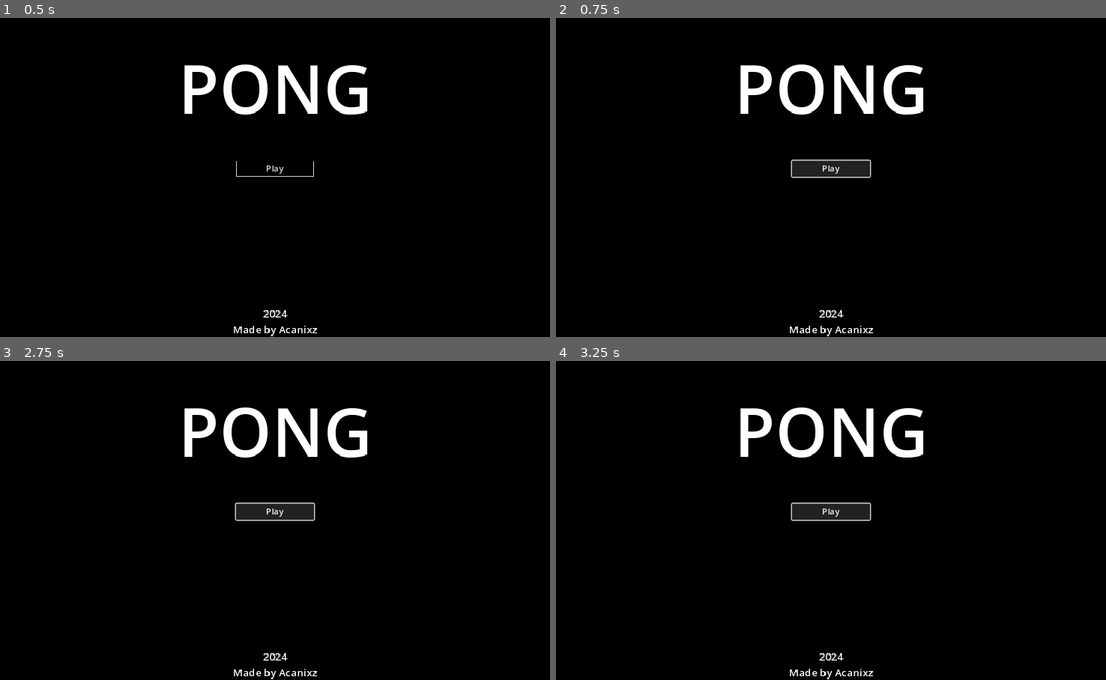
Above: before the commit, frames 1-4 (two rows, left to right).
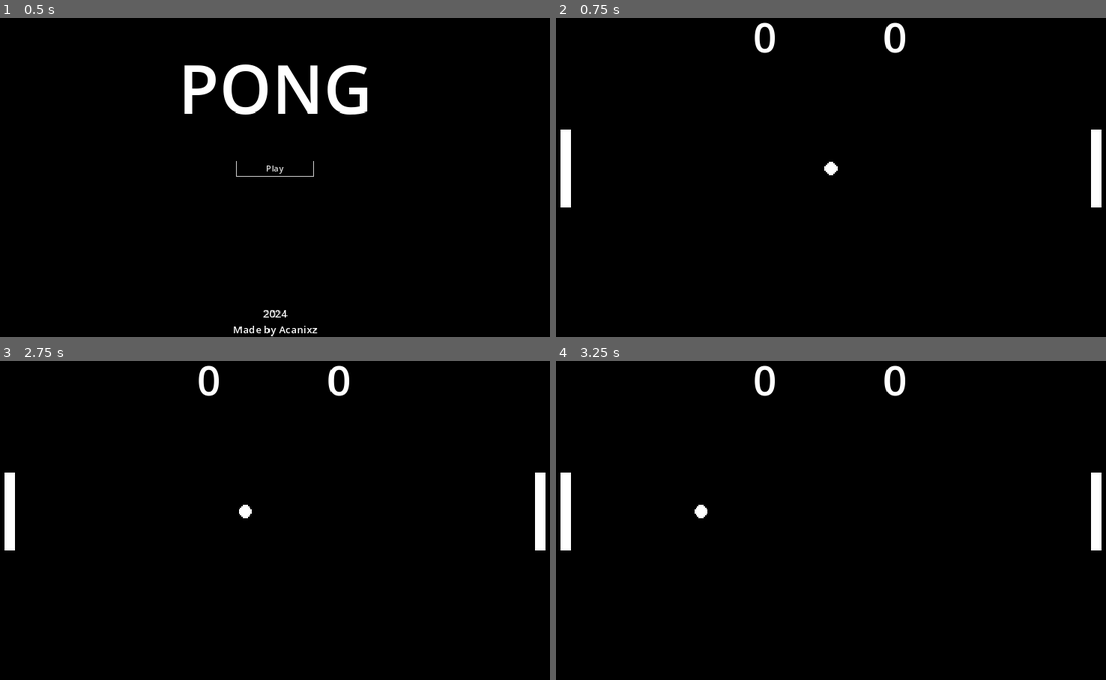
Above: after the commit, the same moments.

Repository: Acanixz/game-dev-train
Game: Godot game, scene res://scenes/menu/menu.tscn
The game is run twice, just before and just after one commit, with the same random seed, the same clock (stepped at 60 frames per second) and the same inputs.
Inputs (mouse positions are in pixels of both pictures, inside the frame that each line leads up to):
- Up to frame 1 (0.5 s): no input
- Up to frame 2 (0.75 s): click "Play" at 0.5 s
- Up to frame 3 (2.75 s): click (275, 510) at 1.25 s, where only the run before the commit has a clickable "Play"; click (275, 510) at 2 s, where only the run before the commit has a clickable "Play"
- Up to frame 4 (3.25 s): no input

Frame 1 is identical in both runs. In frame 2, 4.7% of the frame differs, in the area x 0-100%, y 1-100%; in frame 3, 4.7%; in frame 4, 4.7%.

Commit message:
Feat: Scoring and Replay functionality

Diff:
--- a/pong/scenes/ball/ball.gd
+++ b/pong/scenes/ball/ball.gd
@@ -1,30 +1,35 @@
 extends RigidBody2D
 
-@export var initialVelocity = Vector2(-350, 0)
-var triggered = false:
-	set(value):
-		if value == true:
-			self.linear_velocity = initialVelocity
-		triggered = value
+@export var initial_velocity = Vector2(-350, 0)
 var speed_up_counter = 0
+
+func _ready() -> void:
+	await get_tree().create_timer(2).timeout
+	linear_velocity = initial_velocity
+	freeze = false
 
 func _physics_process(_delta: float) -> void:
 	speed_up_counter += 1
 
-	if speed_up_counter > 120:
+	if speed_up_counter > 60:
 		speed_up_counter = 0
 		apply_central_impulse(linear_velocity * 0.1)
 
 func _on_body_entered(body: Node) -> void:
-	if body is Player:
+
+	if body.name == "ScoreArea":
+		body.get_parent().score += 1
+		queue_free()
+
+	if body.get_parent() is Player:
 		#print(body.position.distance_to(self.position))
-		apply_central_impulse(Vector2(0, body.position.direction_to(self.position).y * 100))
+		apply_central_impulse(Vector2(0, body.position.direction_to(self.position).y * 400))
 
 	if linear_velocity.length() < 232:
 		apply_central_impulse(linear_velocity * 10)
 
 	if linear_velocity.normalized().y > 0.95:
-		apply_central_impulse(Vector2(linear_velocity.x + 20, 0))
+		apply_central_impulse(Vector2(linear_velocity.x + 50, 0))
 
 	if (linear_velocity.length() > 1200):
 		linear_velocity *= .75
--- a/pong/scenes/ball/ball.tscn
+++ b/pong/scenes/ball/ball.tscn
@@ -12,6 +12,9 @@
 [node name="Ball" type="RigidBody2D"]
 physics_material_override = SubResource("PhysicsMaterial_uixnm")
 gravity_scale = 0.0
+lock_rotation = true
+freeze = true
+continuous_cd = 1
 contact_monitor = true
 max_contacts_reported = 1
 linear_damp_mode = 1
--- /dev/null
+++ b/pong/scenes/level/level.gd
@@ -0,0 +1,7 @@
+extends Node2D
+
+signal game_over(winner: Node2D)
+
+func _on_game_over(winner: Node2D) -> void:
+	%WinnerText.text = "%s wins!" % winner.name
+	$WinnerScreen.visible = true
--- a/pong/scenes/level/level.tscn
+++ b/pong/scenes/level/level.tscn
@@ -1,7 +1,9 @@
-[gd_scene load_steps=5 format=3 uid="uid://dfaawp5q83xe6"]
+[gd_scene load_steps=8 format=3 uid="uid://dfaawp5q83xe6"]
 
+[ext_resource type="Script" path="res://scenes/level/level.gd" id="1_cvmjs"]
 [ext_resource type="PackedScene" uid="uid://bth2kvmr5j2da" path="res://scenes/player/player.tscn" id="1_vf3dt"]
 [ext_resource type="PackedScene" uid="uid://b6h8tvdko46c2" path="res://scenes/ball/ball.tscn" id="2_kkanr"]
+[ext_resource type="PackedScene" uid="uid://b8tq2k2fgxx2j" path="res://scenes/play_button/play_button.tscn" id="4_l7n5l"]
 
 [sub_resource type="WorldBoundaryShape2D" id="WorldBoundaryShape2D_6klue"]
 distance = -325.0
@@ -10,17 +12,21 @@
 normal = Vector2(0, 1)
 distance = -325.0
 
+[sub_resource type="LabelSettings" id="LabelSettings_2uou4"]
+font_size = 32
+
 [node name="Level" type="Node2D"]
+script = ExtResource("1_cvmjs")
 
 [node name="Camera" type="Camera2D" parent="."]
 
-[node name="Player" parent="." instance=ExtResource("1_vf3dt")]
+[node name="Player 1" parent="." instance=ExtResource("1_vf3dt")]
 position = Vector2(-500, 0)
 player_id = 1
 
-[node name="Player2" parent="." instance=ExtResource("1_vf3dt")]
+[node name="Player 2" parent="." instance=ExtResource("1_vf3dt")]
 position = Vector2(500, 0)
-rotation = 3.14159
+scale = Vector2(-1, 1)
 player_id = 2
 
 [node name="Boundaries" type="StaticBody2D" parent="."]
@@ -32,3 +38,50 @@
 shape = SubResource("WorldBoundaryShape2D_oc763")
 
 [node name="Ball" parent="." instance=ExtResource("2_kkanr")]
+can_sleep = false
+
+[node name="WinnerScreen" type="Control" parent="."]
+visible = false
+layout_mode = 3
+anchors_preset = 8
+anchor_left = 0.5
+anchor_top = 0.5
+anchor_right = 0.5
+anchor_bottom = 0.5
+offset_left = -576.0
+offset_top = -324.0
+offset_right = 576.0
+offset_bottom = 324.0
+grow_horizontal = 2
+grow_vertical = 2
+size_flags_horizontal = 4
+size_flags_vertical = 4
+
+[node name="VBoxContainer" type="VBoxContainer" parent="WinnerScreen"]
+layout_mode = 1
+anchors_preset = 8
+anchor_left = 0.5
+anchor_top = 0.5
+anchor_right = 0.5
+anchor_bottom = 0.5
+offset_left = -101.5
+offset_top = -28.5
+offset_right = 101.5
+offset_bottom = 28.5
+grow_horizontal = 2
+grow_vertical = 2
+theme_override_constants/separation = 64
+
+[node name="WinnerText" type="Label" parent="WinnerScreen/VBoxContainer"]
+unique_name_in_owner = true
+layout_mode = 2
+text = "Player1 wins!"
+label_settings = SubResource("LabelSettings_2uou4")
+horizontal_alignment = 1
+vertical_alignment = 1
+
+[node name="PlayButton2" parent="WinnerScreen/VBoxContainer" instance=ExtResource("4_l7n5l")]
+layout_mode = 2
+text = "Play again"
+
+[connection signal="game_over" from="." to="." method="_on_game_over"]
--- a/pong/scenes/menu/menu.tscn
+++ b/pong/scenes/menu/menu.tscn
@@ -1,4 +1,6 @@
 [gd_scene load_steps=6 format=3 uid="uid://bm7tgmhl8l85l"]
+
+[ext_resource type="PackedScene" uid="uid://b8tq2k2fgxx2j" path="res://scenes/play_button/play_button.tscn" id="1_8xggp"]
 
 [sub_resource type="SystemFont" id="SystemFont_gn3ub"]
 font_names = PackedStringArray("Arial Rounded MT")
@@ -7,19 +9,12 @@
 font = SubResource("SystemFont_gn3ub")
 font_size = 20
 
-[sub_resource type="SystemFont" id="SystemFont_s4cst"]
+[sub_resource type="SystemFont" id="SystemFont_yt4kv"]
 font_names = PackedStringArray("Arial Rounded MT")
 
 [sub_resource type="LabelSettings" id="LabelSettings_oqga6"]
-font = SubResource("SystemFont_s4cst")
+font = SubResource("SystemFont_yt4kv")
 font_size = 128
-
-[sub_resource type="StyleBoxFlat" id="StyleBoxFlat_5jxhm"]
-bg_color = Color(0, 0, 0, 1)
-border_width_left = 1
-border_width_top = 1
-border_width_right = 1
-border_width_bottom = 1
 
 [node name="Menu" type="Control"]
 layout_mode = 3
@@ -61,18 +56,5 @@
 vertical_alignment = 1
 metadata/_edit_use_anchors_ = true
 
-[node name="PlayButton" type="Button" parent="."]
+[node name="PlayButton" parent="." instance=ExtResource("1_8xggp")]
 layout_mode = 1
-anchors_preset = 8
-anchor_left = 0.5
-anchor_top = 0.5
-anchor_right = 0.5
-anchor_bottom = 0.5
-offset_left = -75.0
-offset_top = -15.5
-offset_right = 75.0
-offset_bottom = 15.5
-grow_horizontal = 2
-grow_vertical = 2
-theme_override_styles/normal = SubResource("StyleBoxFlat_5jxhm")
-text = "Play"
--- /dev/null
+++ b/pong/scenes/play_button/play_button.gd
@@ -0,0 +1,4 @@
+extends Button
+
+func _on_button_up() -> void:
+	get_tree().change_scene_to_file("res://scenes/level/level.tscn")
--- /dev/null
+++ b/pong/scenes/play_button/play_button.tscn
@@ -0,0 +1,28 @@
+[gd_scene load_steps=3 format=3 uid="uid://b8tq2k2fgxx2j"]
+
+[ext_resource type="Script" path="res://scenes/play_button/play_button.gd" id="1_t0c27"]
+
+[sub_resource type="StyleBoxFlat" id="StyleBoxFlat_5jxhm"]
+bg_color = Color(0, 0, 0, 1)
+border_width_left = 1
+border_width_top = 1
+border_width_right = 1
+border_width_bottom = 1
+
+[node name="PlayButton" type="Button"]
+anchors_preset = 8
+anchor_left = 0.5
+anchor_top = 0.5
+anchor_right = 0.5
+anchor_bottom = 0.5
+offset_left = -75.0
+offset_top = -15.5
+offset_right = 75.0
+offset_bottom = 15.5
+grow_horizontal = 2
+grow_vertical = 2
+theme_override_styles/normal = SubResource("StyleBoxFlat_5jxhm")
+text = "Play"
+script = ExtResource("1_t0c27")
+
+[connection signal="button_up" from="." to="." method="_on_button_up"]
--- a/pong/scenes/player/player.gd
+++ b/pong/scenes/player/player.gd
@@ -1,15 +1,31 @@
 class_name Player
-extends StaticBody2D
+extends Node2D
 
+@onready var paddle = $Paddle
+@onready var score_display = $ScoreDisplay
+var ball_scene = preload("res://scenes/ball/ball.tscn")
+
+@export var player_id = 0
 @export var move_speed = 255
-@export var player_id = 0
+@export var score = 0:
+	set(value):
+		score = value
+		score_display.text = str(value)
+
+		if value < 3:
+			var new_ball = ball_scene.instantiate()
+			new_ball.initial_velocity = new_ball.initial_velocity * position.normalized() * -1
+			get_parent().call_deferred("add_child", new_ball)
+		else:
+			get_parent().game_over.emit(self)
+
 var initial_position
 
 func _ready() -> void:
 	initial_position = global_position
 
 func _process(_delta: float) -> void:
-	global_position.x = initial_position.x
+	paddle.global_position.x = initial_position.x
 
 func _physics_process(delta: float) -> void:
 	if player_id == 0: return
@@ -20,4 +36,4 @@
 	if Input.is_action_pressed("P%s_DOWN" % player_id):
 		move_vector = Vector2(0, move_speed * delta)
 
-	if move_vector != Vector2.ZERO: move_and_collide(move_vector)
+	if move_vector != Vector2.ZERO: paddle.move_and_collide(move_vector)
--- a/pong/scenes/player/player.tscn
+++ b/pong/scenes/player/player.tscn
@@ -1,19 +1,56 @@
-[gd_scene load_steps=4 format=3 uid="uid://bth2kvmr5j2da"]
+[gd_scene load_steps=8 format=3 uid="uid://bth2kvmr5j2da"]
 
 [ext_resource type="Script" path="res://scenes/player/player.gd" id="1_gie7y"]
 [ext_resource type="Texture2D" uid="uid://d2t4axlfmxrnd" path="res://sprites/paddle.png" id="1_tt7y6"]
+[ext_resource type="Script" path="res://scenes/player/score_display.gd" id="3_8jrs6"]
 
 [sub_resource type="RectangleShape2D" id="RectangleShape2D_dghpl"]
 size = Vector2(20, 150)
 
-[node name="Player" type="StaticBody2D"]
+[sub_resource type="RectangleShape2D" id="RectangleShape2D_od0xh"]
+size = Vector2(20, 1000)
+
+[sub_resource type="SystemFont" id="SystemFont_cbq1h"]
+font_names = PackedStringArray("Arial Rounded MT")
+subpixel_positioning = 0
+
+[sub_resource type="LabelSettings" id="LabelSettings_tig1f"]
+font = SubResource("SystemFont_cbq1h")
+font_size = 80
+
+[node name="Player" type="Node2D"]
 script = ExtResource("1_gie7y")
 
-[node name="Sprite" type="Sprite2D" parent="."]
+[node name="Paddle" type="StaticBody2D" parent="."]
+
+[node name="Sprite" type="Sprite2D" parent="Paddle"]
 position = Vector2(-10, 0)
 scale = Vector2(2, 3)
 texture = ExtResource("1_tt7y6")
 
-[node name="Collision" type="CollisionShape2D" parent="."]
+[node name="Collision" type="CollisionShape2D" parent="Paddle"]
 position = Vector2(-10, 0)
 shape = SubResource("RectangleShape2D_dghpl")
+
+[node name="ScoreArea" type="StaticBody2D" parent="."]
+
+[node name="Collision" type="CollisionShape2D" parent="ScoreArea"]
+position = Vector2(1128, 0)
+shape = SubResource("RectangleShape2D_od0xh")
+
+[node name="ScoreDisplay" type="Label" parent="."]
+anchors_preset = 8
+anchor_left = 0.5
+anchor_top = 0.5
+anchor_right = 0.5
+anchor_bottom = 0.5
+offset_left = 350.0
+offset_top = -300.0
+offset_right = 398.0
+offset_bottom = -207.0
+grow_horizontal = 2
+grow_vertical = 2
+size_flags_horizontal = 4
+text = "0"
+label_settings = SubResource("LabelSettings_tig1f")
+script = ExtResource("3_8jrs6")
--- /dev/null
+++ b/pong/scenes/player/score_display.gd
@@ -0,0 +1,6 @@
+extends Label
+
+func _ready() -> void:
+	if get_parent().scale.x < 0:
+		self.scale.x *= -1
+		self.global_position.x -= 50
